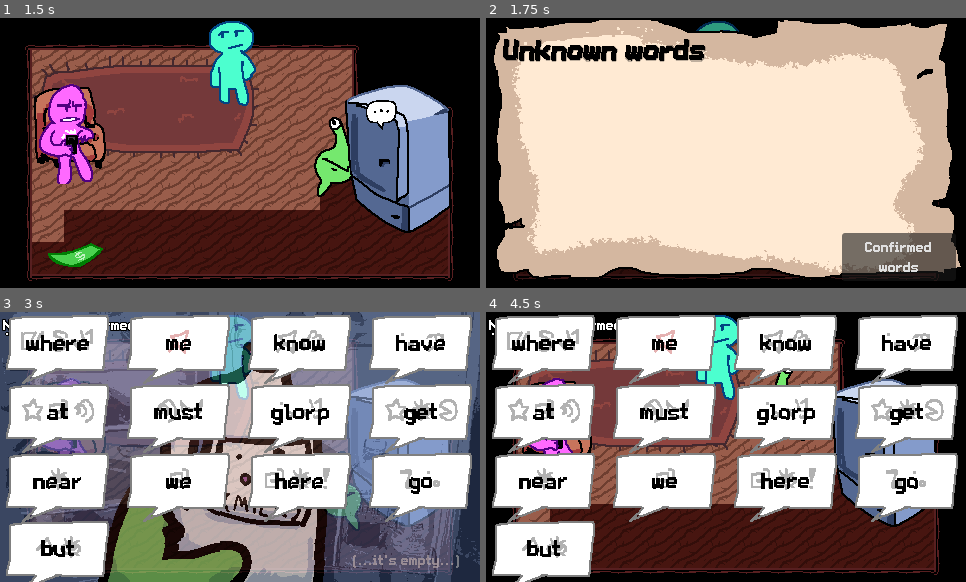
Above: before the commit, frames 1-4 (two rows, left to right).
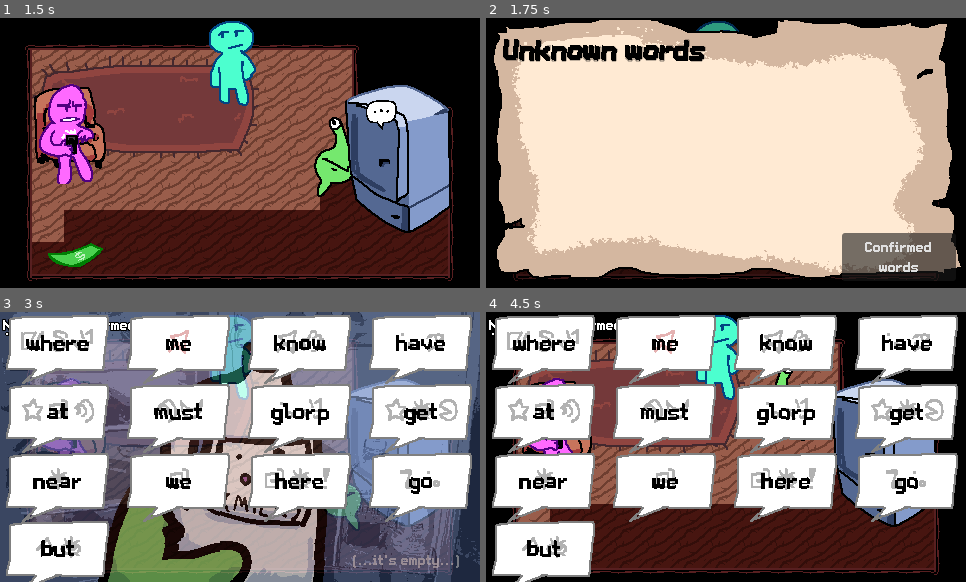
Above: after the commit, the same moments.

Repository: hryspider/GGJ-Committee-Team26
Game: Godot game, scene res://rooms/title_screen.tscn
Same seed, same stepped clock (60 frames per second), same inputs: the game is played once before the commit and once after it.
Inputs (mouse positions are in pixels of both pictures, inside the frame that each line leads up to):
- Up to frame 1 (1.5 s): click "Proceed" at 0.5 s; tap Enter at 1.25 s; move the mouse to (345, 139) at 1.27 s; hold D (right) from 1.28 s (still down); click (345, 139) at 1.35 s
- Up to frame 2 (1.75 s): keep holding D (right); tap Q (dictionary) at 1.55 s
- Up to frame 3 (3 s): move the mouse to (144, 460) at 2.02 s; release D (right) at 2.03 s; hold S (down) 2.03-2.78 s; tap Q (dictionary) at 2.1 s; click (144, 460) at 2.3 s; move the mouse to (288, 387) at 2.77 s; hold D (right) from 2.78 s (still down); click (288, 387) at 2.85 s
- Up to frame 4 (4.5 s): tap Q (dictionary) at 3.05, 3.6 s; move the mouse to (702, 501) at 3.52 s; release D (right) at 3.53 s; hold W (up) 3.53-4.28 s; click (702, 501) at 3.8 s; move the mouse to (870, 487) at 4.27 s; hold A (left) from 4.28 s (still down); tap E (interact) at 4.35 s

Frame 1 is identical in both runs. In frame 2, 0.2% of the frame differs, in the area x 6-46%, y 7-16%; in frame 3, 0.5%; in frame 4, 0.8%, in the area x 5-93%, y 8-91%.

Commit message:
questioner + house

Diff:
--- a/rooms/roomate_house.gd
+++ b/rooms/roomate_house.gd
@@ -1,16 +1,20 @@
 extends Node2D
+@onready var questioner = $Questioner
 
 
-# Called when the node enters the scene tree for the first time.
-func _ready() -> void:
-	pass # Replace with function body.
+var flags = [false, false, false]:
+	set(value):
+		flags = value
+		if flags == [true, true, true]:
+			questioner.activate()
+
+func _on_dialog_manager_finished():
+	flags[0] = true
 
 
-# Called every frame. 'delta' is the elapsed time since the previous frame.
-func _process(delta: float) -> void:
-	pass
+func _on_milk_overlay_finished():
+	flags[1] = true
 
-func check_actions_complete():
-	var done = true
-	for npc in get_tree().get_nodes_in_group("dialogmanager"):
-		done &= npc.complete
+
+func _on_money_overlay_finished():
+	flags[2] = true
--- a/rooms/roomate_house.tscn
+++ b/rooms/roomate_house.tscn
@@ -1,5 +1,6 @@
 [gd_scene format=3 uid="uid://4lbbfd2e5la3"]
 
+[ext_resource type="Script" uid="uid://dt5cla4rqs3xs" path="res://rooms/roomate_house.gd" id="1_7ofkf"]
 [ext_resource type="Texture2D" uid="uid://bvyqtktqvee1x" path="res://images/roomatewoodplank.png" id="1_ovko6"]
 [ext_resource type="Texture2D" uid="uid://ca1l0c4b2h3er" path="res://images/roomatewalls.png" id="2_feemj"]
 [ext_resource type="Texture2D" uid="uid://bxpmhkic5eybk" path="res://images/rug.png" id="3_qutpp"]
@@ -18,6 +19,7 @@
 [ext_resource type="Texture2D" uid="uid://cjbe6p8x0ecch" path="res://images/dolar.png" id="16_rxgj1"]
 [ext_resource type="PackedScene" uid="uid://b52srq1yj0mr5" path="res://ui/dictionary_manager.tscn" id="17_aesho"]
 [ext_resource type="Script" uid="uid://dy6gk2wb21yf2" path="res://ui/dialogline.gd" id="18_rxgj1"]
+[ext_resource type="PackedScene" uid="uid://b7fney6u15mkr" path="res://ui/questioner.tscn" id="20_gu4tk"]
 
 [sub_resource type="TileSetAtlasSource" id="TileSetAtlasSource_kiath"]
 texture = ExtResource("1_ovko6")
@@ -493,6 +495,7 @@
 
 [node name="RoomateHouse" type="Node2D" unique_id=848884293]
 y_sort_enabled = true
+script = ExtResource("1_7ofkf")
 
 [node name="TileMap" type="TileMap" parent="." unique_id=1681764917]
 tile_set = SubResource("TileSet_cf0wr")
@@ -571,10 +574,23 @@
 [node name="DialogManager" parent="." unique_id=167636923 instance=ExtResource("13_aesho")]
 data = Array[ExtResource("18_rxgj1")]([SubResource("Resource_rxgj1"), SubResource("Resource_7ofkf"), SubResource("Resou …(509 unchanged characters)…
 
+[node name="Questioner" parent="." unique_id=2128525150 instance=ExtResource("20_gu4tk")]
+z_index = 99
+offset_left = 237.0
+offset_top = 145.0
+offset_right = 237.0
+offset_bottom = 145.0
+word = "work"
+instructions = "The humans were talking a lot about this, Glorp. They might want you to get one... Open your dictionary with Q to make a guess."
+aliases = ["job", "work", "hire", "jobs"]
+
 [connection signal="talk" from="PinkNPC" to="DialogManager" method="start_dialog"]
 [connection signal="talk" from="NPC2" to="Milk Overlay" method="appear"]
 [connection signal="talk" from="NPC4" to="Money Overlay" method="appear"]
+[connection signal="finished" from="Milk Overlay" to="." method="_on_milk_overlay_finished"]
 [connection signal="finished" from="Milk Overlay" to="NPC2" method="finished_dialog"]
+[connection signal="finished" from="Money Overlay" to="." method="_on_money_overlay_finished"]
 [connection signal="finished" from="Money Overlay" to="Glorp" method="finished_dialog"]
 [connection signal="finished" from="Money Overlay" to="NPC4" method="finished_dialog"]
+[connection signal="finished" from="DialogManager" to="." method="_on_dialog_manager_finished"]
 [connection signal="finished" from="DialogManager" to="PinkNPC" method="finished_dialog"]
--- a/ui/questioner.gd
+++ b/ui/questioner.gd
@@ -1,28 +1,30 @@
 extends Control
 
-var word = ""
-var aliases = []
-var correct = false
+@export var word = ""
+@export var instructions = ""
+@export var aliases = []
+@onready var instructions_label = $Instructions
+@onready var word_label = $Word
 
-signal questionerCorrect
+var active = false
 
-# Called when the node enters the scene tree for the first time.
-func _ready() -> void:
-	#$Label3.text = word
-	pass # Replace with function body.
+signal satisfied
 
-func start():
-	$Label3.text = word
+func _ready():
+	hide()
+	word_label.text = LangaugeGlobals.english_to_gleep[word]
+	instructions_label.text = instructions
 
-# Called every frame. 'delta' is the elapsed time since the previous frame.
-func _process(delta: float) -> void:
-	if aliases.has(LangaugeGlobals.get_player_guess(word)):
-		if !correct:
-			correct = true
-			emit_signal("questionerCorrect")
-	else:
-		correct = false
 
-func _input(event):
-	if event is InputEventKey and event.pressed:
-		visible = false
+func activate():
+	visible = true
+	await get_tree().create_timer(1.0).timeout
+
+func _process(delta: float):
+	if active:
+		if visible:
+			if Input.is_action_just_pressed("click"): visible = false
+		else:
+			if aliases.has(LangaugeGlobals.player_dictionary[word]):
+				emit_signal("satisfied")
+				active = false
--- a/ui/questioner.tscn
+++ b/ui/questioner.tscn
@@ -1,6 +1,5 @@
 [gd_scene format=3 uid="uid://b7fney6u15mkr"]
 
-[ext_resource type="Script" uid="uid://dt6cxvsep8h24" path="res://ui/questioner_wrapper.gd" id="1_f6n7q"]
 [ext_resource type="Material" uid="uid://v34j4uwqvkvk" path="res://shaders/pixel_jitter_material.tres" id="1_jwbwj"]
 [ext_resource type="Script" uid="uid://d3rimrqhll5f0" path="res://ui/questioner.gd" id="1_rrcm0"]
 [ext_resource type="FontFile" uid="uid://bheug0blsloux" path="res://text/retro-pixel-thick.ttf" id="2_78wh3"]
@@ -11,10 +10,7 @@
 font = ExtResource("4_qhjgo")
 font_size = 80
 
-[node name="QuestionerCanvas" type="CanvasLayer" unique_id=2030957626]
-script = ExtResource("1_f6n7q")
-
-[node name="Questioner" type="Control" parent="." unique_id=2128525150]
+[node name="Questioner" type="Control" unique_id=2128525150]
 layout_mode = 3
 anchors_preset = 15
 anchor_right = 1.0
@@ -24,21 +20,33 @@
 mouse_filter = 2
 script = ExtResource("1_rrcm0")
 
-[node name="Sprite2D" type="Sprite2D" parent="Questioner" unique_id=1128165139]
+[node name="Sprite2D" type="TextureRect" parent="." unique_id=1199595506]
 material = ExtResource("1_jwbwj")
 instance_shader_parameters/localjitterscale = -1.0
+layout_mode = 1
+anchors_preset = 15
+anchor_right = 1.0
+anchor_bottom = 1.0
+grow_horizontal = 2
+grow_vertical = 2
 texture = ExtResource("2_qhjgo")
-centered = false
 
-[node name="Label" type="Label" parent="Questioner" unique_id=1166098225]
+[node name="Label" type="Label" parent="." unique_id=1166098225]
 material = ExtResource("1_jwbwj")
 instance_shader_parameters/color = Color(0.96862745, 0, 0, 1)
 instance_shader_parameters/localjitterscale = 1.0
-layout_mode = 0
-offset_left = 109.0
-offset_top = 47.0
-offset_right = 379.0
-offset_bottom = 87.0
+layout_mode = 1
+anchors_preset = 8
+anchor_left = 0.5
+anchor_top = 0.5
+anchor_right = 0.5
+anchor_bottom = 0.5
+offset_left = -135.0
+offset_top = -84.0
+offset_right = 135.0
+offset_bottom = -44.0
+grow_horizontal = 2
+grow_vertical = 2
 theme_override_colors/font_color = Color(0, 0.75, 1, 1)
 theme_override_colors/font_shadow_color = Color(0, 0, 0, 1)
 theme_override_fonts/font = ExtResource("2_78wh3")
@@ -46,33 +54,37 @@
 text = "What's That Word?"
 horizontal_alignment = 1
 
-[node name="Label2" type="Label" parent="Questioner" unique_id=1399972467]
+[node name="Instructions" type="Label" parent="." unique_id=1098329615]
 material = ExtResource("1_jwbwj")
 instance_shader_parameters/color = Color(0, 0, 0, 1)
 instance_shader_parameters/localjitterscale = 1.0
-layout_mode = 0
-offset_left = 126.0
-offset_top = 190.0
-offset_right = 548.0
-offset_bottom = 273.0
-scale = Vector2(0.56, 0.56)
-theme_override_colors/font_color = Color(0, 0.75, 1, 1)
-theme_override_colors/font_shadow_color = Color(0, 0, 0, 1)
+layout_mode = 1
+anchors_preset = 8
+anchor_left = 0.5
+anchor_top = 0.5
+anchor_right = 0.5
+anchor_bottom = 0.5
+offset_left = -191.0
+offset_top = 38.5
+offset_right = 191.0
+offset_bottom = 121.5
+grow_horizontal = 2
+grow_vertical = 2
 theme_override_fonts/font = ExtResource("2_78wh3")
-theme_override_font_sizes/font_size = 32
-text = "Put a guess in your DICTIONARY
-for this word."
+text = "instruction"
 horizontal_alignment = 1
+autowrap_mode = 2
 
-[node name="Label3" type="Label" parent="Questioner" unique_id=637386748]
+[node name="Word" type="Label" parent="." unique_id=637386748]
 material = ExtResource("1_jwbwj")
 instance_shader_parameters/color = Color(0, 0.60383826, 0.5069849, 1)
 instance_shader_parameters/localjitterscale = 1.0
-layout_mode = 0
-offset_left = 109.0
-offset_top = 101.0
-offset_right = 379.0
-offset_bottom = 181.0
+layout_mode = 1
+anchors_preset = 15
+anchor_right = 1.0
+anchor_bottom = 1.0
+grow_horizontal = 2
+grow_vertical = 2
 theme_override_colors/font_color = Color(0, 0.75, 1, 1)
 theme_override_colors/font_shadow_color = Color(0, 0, 0, 1)
 theme_override_fonts/font = ExtResource("2_78wh3")
@@ -80,3 +92,4 @@
 text = "op"
 label_settings = SubResource("LabelSettings_rrcm0")
 horizontal_alignment = 1
+vertical_alignment = 1
